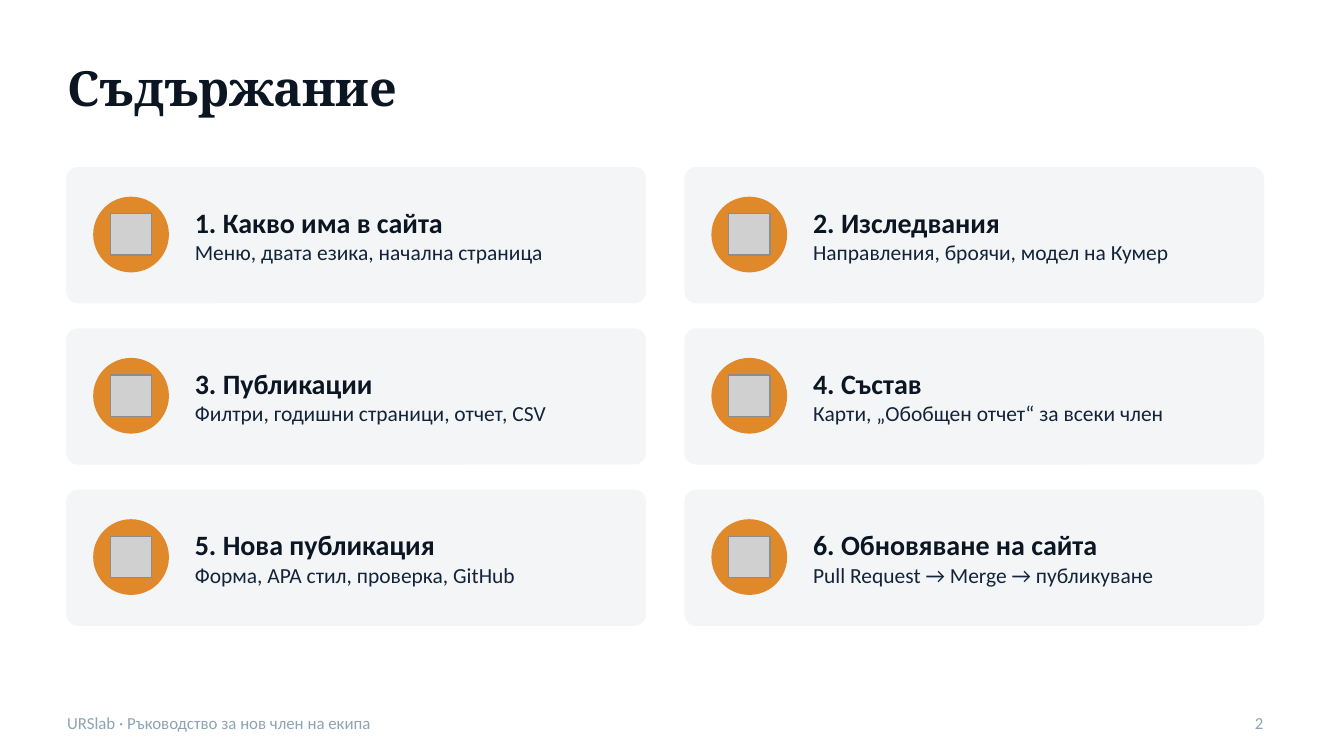
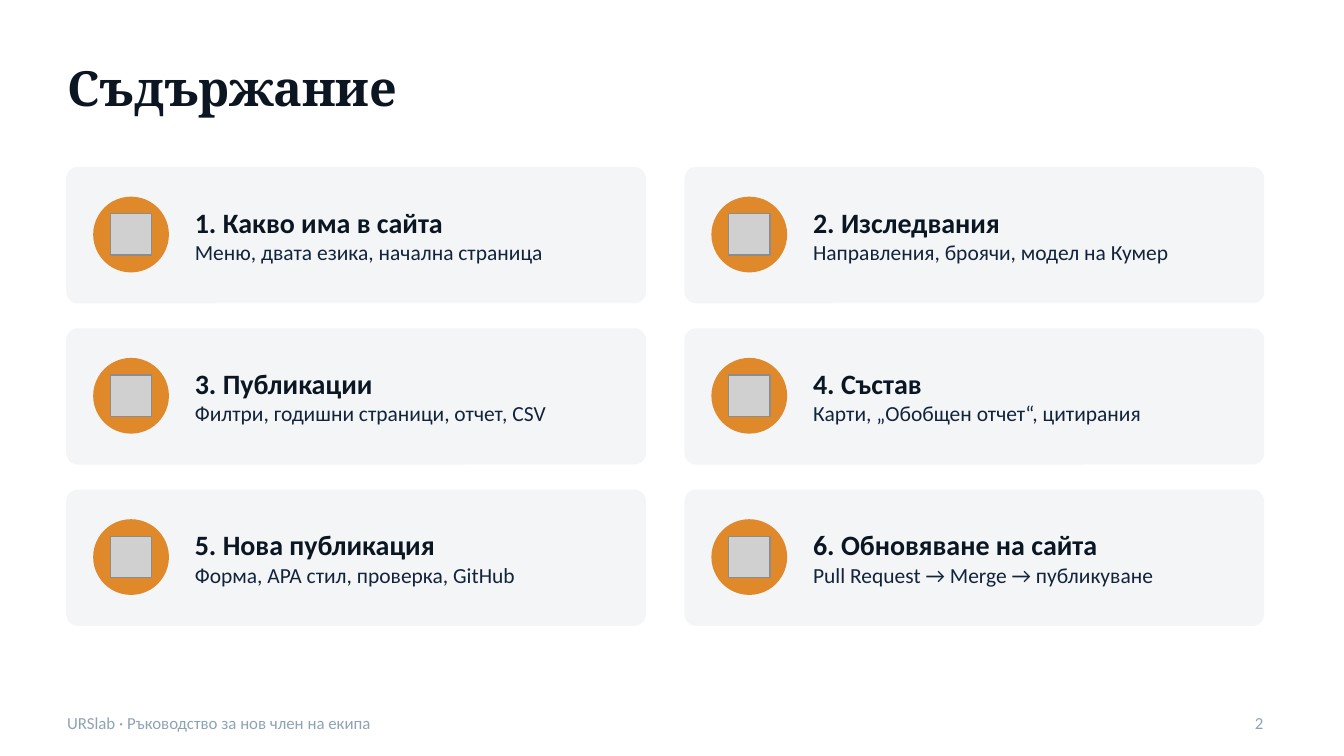
Before and after one commit to urslab-irbas/urslab-site, a slide deck: slide 2 of public/docs/URSlab-rakovodstvo.pptx. Drawn at 1344x756 pixels with LibreOffice and Linux fonts; fonts in the diff are those of the drawing; grey boxes stand for pictures. Boxes give left, top, right and bottom in pixels: in the first picture for what was removed or moved away, otherwise in the second. Text is boxed around its words. In the diff, an @@ line names an element or a change of style, - is before the commit and + after.

```diff
--- a/public/docs/URSlab-rakovodstvo.pptx
+++ b/public/docs/URSlab-rakovodstvo.pptx
@@ text at (813,405,1141,425): text changed @@
-Карти, „Обобщен отчет“ за всеки член
+Карти, „Обобщен отчет“, цитирания
```
Also in this commit, not shown: 3 other slides changed, 22 other files.
